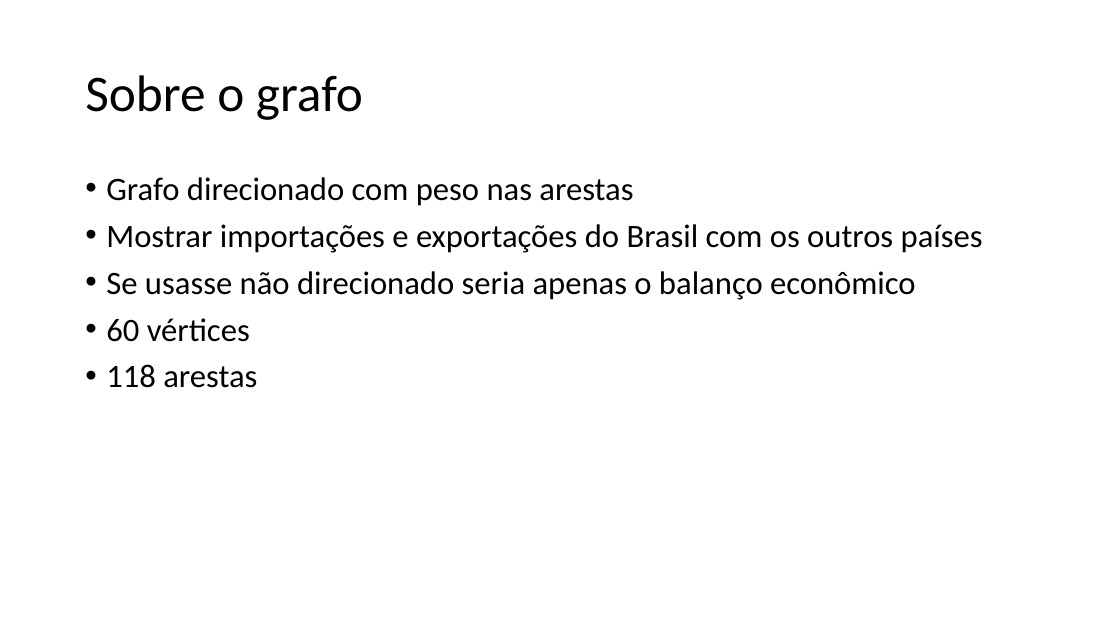
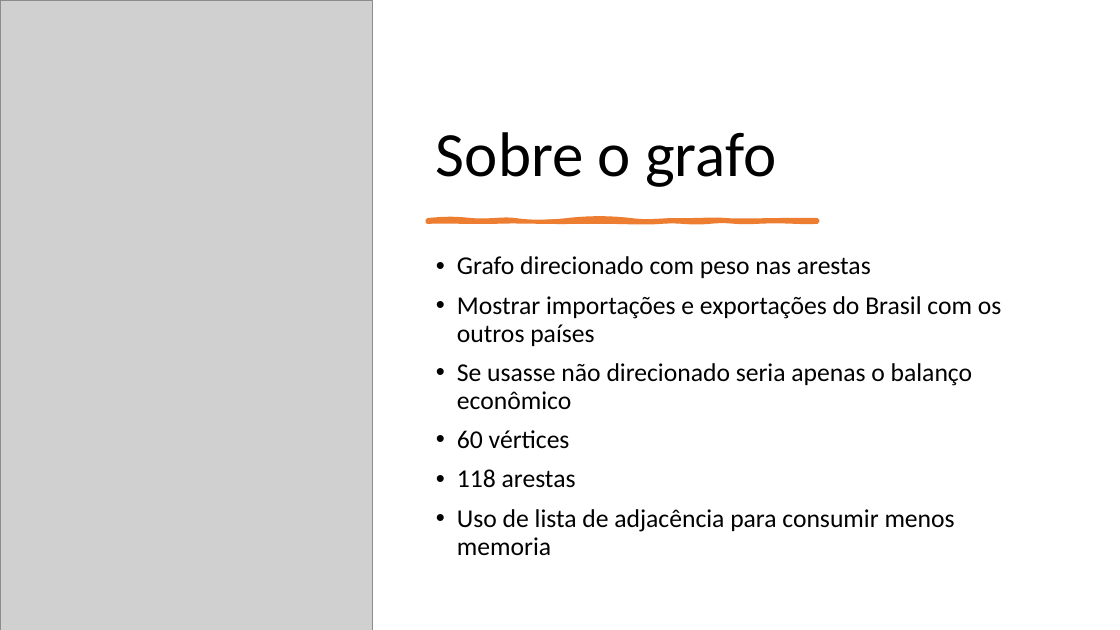
Before and after one commit to arturstaation/GrafoComercioExterior, a slide deck: slide 4 of Apresentação Grafos.pptx (slide 3 before the commit). Drawn at 1120x630 pixels with LibreOffice and Linux fonts; fonts in the diff are those of the drawing; grey boxes stand for pictures. Boxes give left, top, right and bottom in pixels: in the first picture for what was removed or moved away, otherwise in the second. Text is boxed around its words. In the diff, an @@ line names an element or a change of style, - is before the commit and + after.

```diff
--- a/Apresentação Grafos.pptx
+++ b/Apresentação Grafos.pptx
@@ picture added at (0, 0, 372, 630) @@
@@ title "Sobre o grafo": place and size @@
-title "Sobre o grafo" at (85, 75, 363, 120)
+title "Sobre o grafo" at (436, 132, 776, 187)
@@ title "Sobre o grafo" at (436, 132, 776, 187): size 44 to 54 pt; vertical alignment middle to bottom @@
@@ freeform shape added at (428, 220, 818, 222), fill #ED7D31, outline #ED7D31 3.5 pt @@
@@ text "Grafo direcionado com peso nas ...": place and size @@
-text "Grafo direcionado com peso nas ..." at (106, 177, 983, 388)
+text "Grafo direcionado com peso nas ..." at (457, 256, 1002, 555)
@@ text at (457, 256, 1002, 488): size 28 to 22 pt in "Grafo direcionado com peso nas arestas", "Mostrar importações e exportações do Brasil com ...", "Se usasse não direcionado seria apenas o ...", "60 vértices" and 1 more places @@
@@ text at (457, 509, 955, 555): paragraph added @@
+• Uso de lista de adjacência para consumir menos memoria
```
Also in this commit, not shown: 5 other slides changed.
